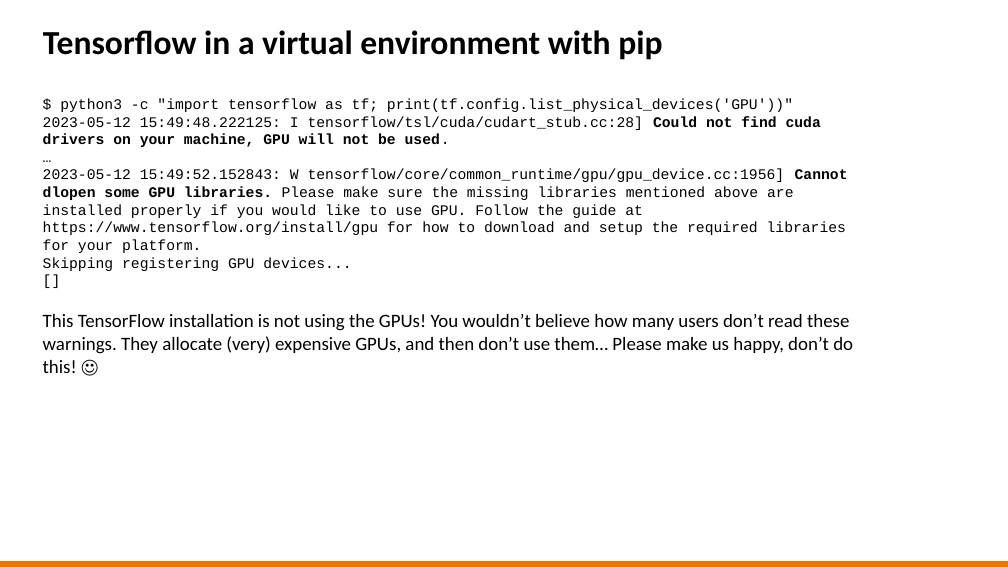
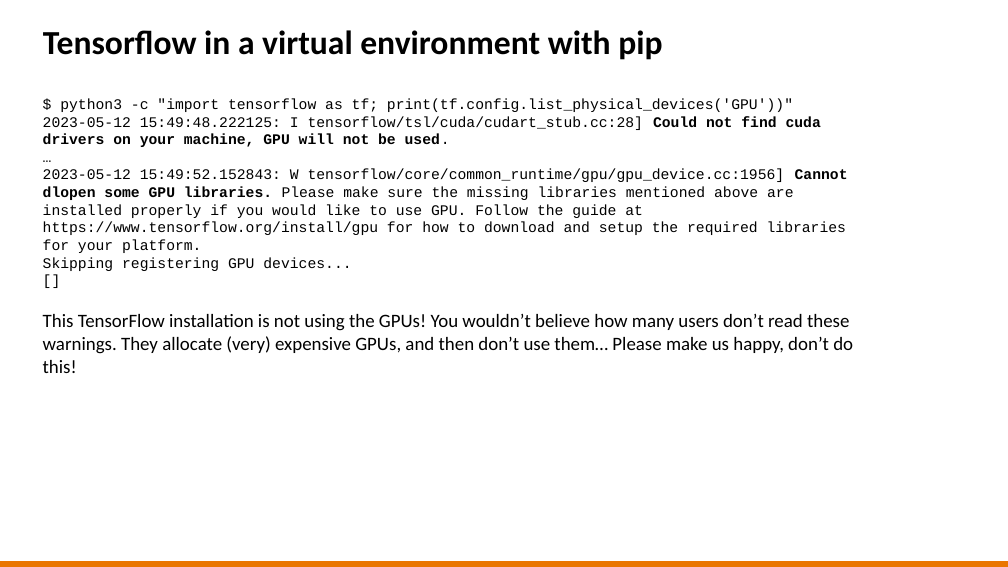
Before and after one commit to sara-nl/HPML-course-materials, a slide deck: slide 27 of Day2/slides/Software_installations_on_HPC_systems.pptx (slide 29 before the commit). Drawn at 1008x567 pixels with LibreOffice and Linux fonts; fonts in the diff are those of the drawing; background and template pictures are left out. Boxes give left, top, right and bottom in pixels: in the first picture for what was removed or moved away, otherwise in the second. Text is boxed around its words. In the diff, an @@ line names an element or a change of style, - is before the commit and + after.

```diff
--- a/Day2/slides/Software_installations_on_HPC_systems.pptx
+++ b/Day2/slides/Software_installations_on_HPC_systems.pptx
@@ text at [43, 314, 853, 373]: text changed @@
-This TensorFlow installation is not using the GPUs! You wouldn’t believe how many users don’t read these warnings. They allocate (very) expensive GPUs, and then don’t use them… Please make us happy, don’t do this! ☺
+This TensorFlow installation is not using the GPUs! You wouldn’t believe how many users don’t read these warnings. They allocate (very) expensive GPUs, and then don’t use them… Please make us happy, don’t do this!
```
Also in this commit, not shown: 12 other slides changed, 1 slide added, 3 slides removed.
